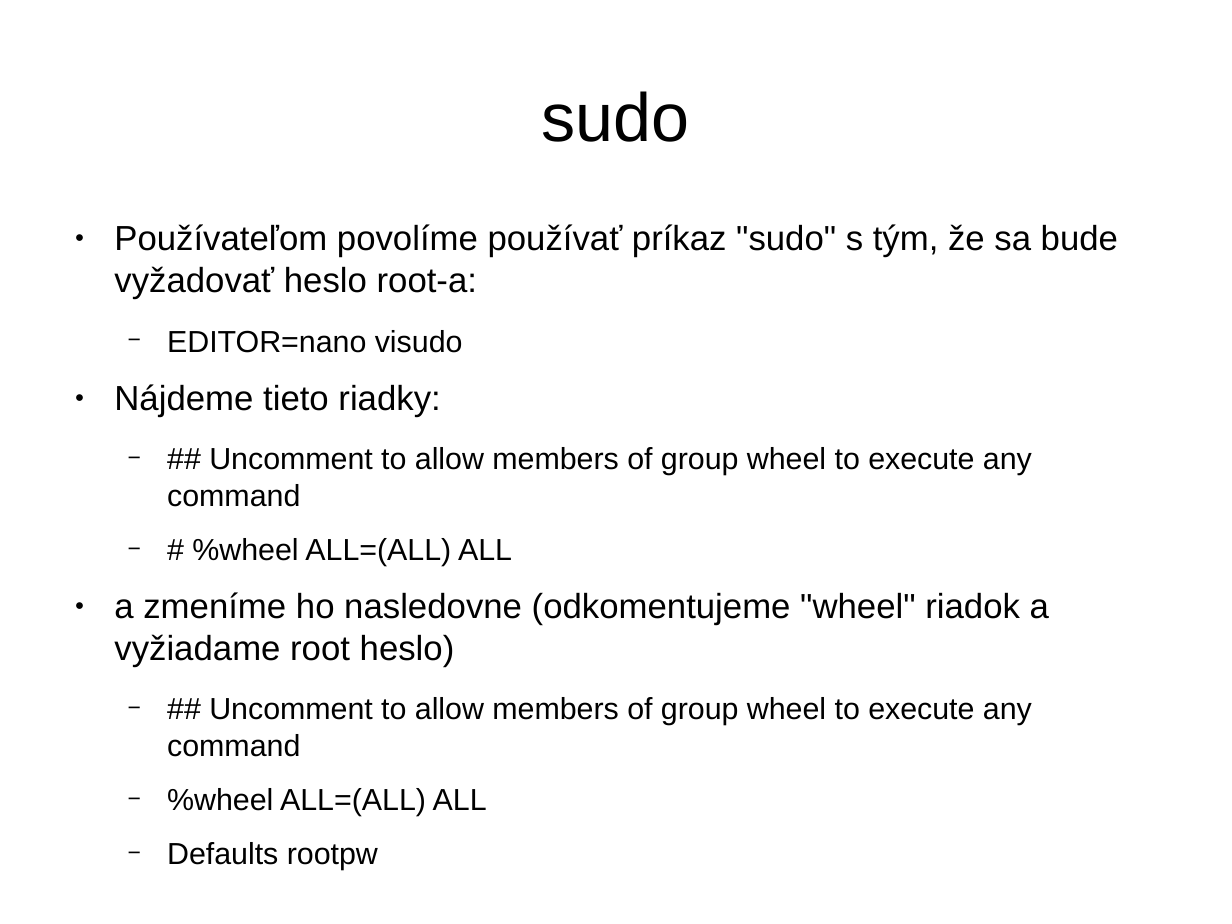
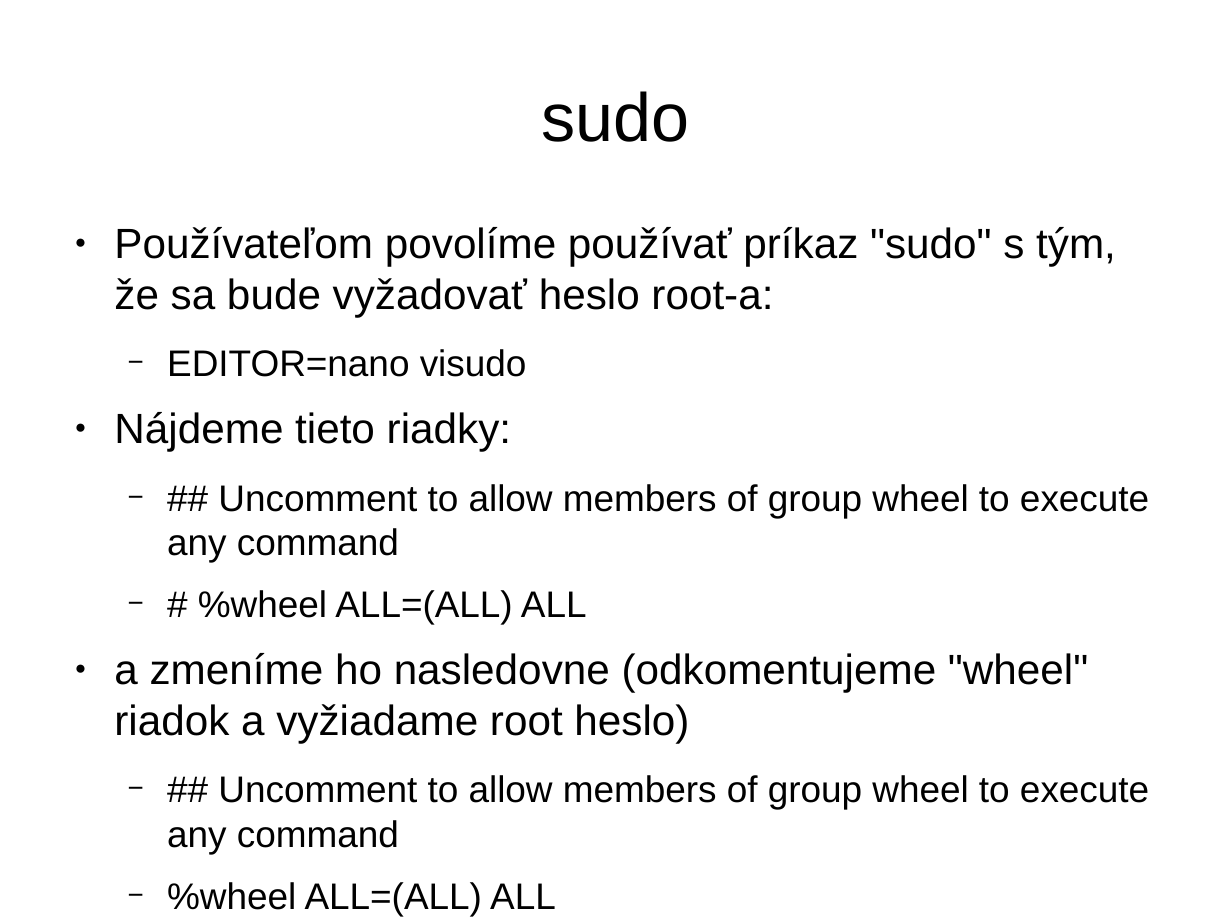
Before and after one commit to radi42/FRI, a slide deck: slide 41 of Ing/2.semester/UNIX/Sisila_Andrej_Instalacia_Arch_Linux.odp (slide 24 before the commit). Drawn at 1232x924 pixels with LibreOffice and Linux fonts; fonts in the diff are those of the drawing. Boxes give left, top, right and bottom in pixels: in the first picture for what was removed or moved away, otherwise in the second. Text is boxed around its words. In the diff, an @@ line names an element or a change of style, - is before the commit and + after.

```diff
--- a/Ing/2.semester/UNIX/Sisila_Andrej_Instalacia_Arch_Linux.odp
+++ b/Ing/2.semester/UNIX/Sisila_Andrej_Instalacia_Arch_Linux.odp
@@ text at <box>114,227,1149,916</box>: paragraph removed @@
-  − Defaults rootpw
@@ text "Používateľom povolíme používať príkaz "sudo" ..." at <box>114,227,1149,916</box>: size 22.4 to 27.2 pt in "Používateľom povolíme používať príkaz "sudo" s tým, ...", "Nájdeme tieto riadky:", "a zmeníme ho nasledovne (odkomentujeme "wheel" riadok ..."; size 19.6 to 23.8 pt in "EDITOR=nano visudo", "## Uncomment to allow members of group ...", "# %wheel ALL=(ALL) ALL", "## Uncomment to allow members of group ..." and 1 more places @@
```
Also in this commit, not shown: 17 other slides changed, 31 slides added, 1 slide removed.
